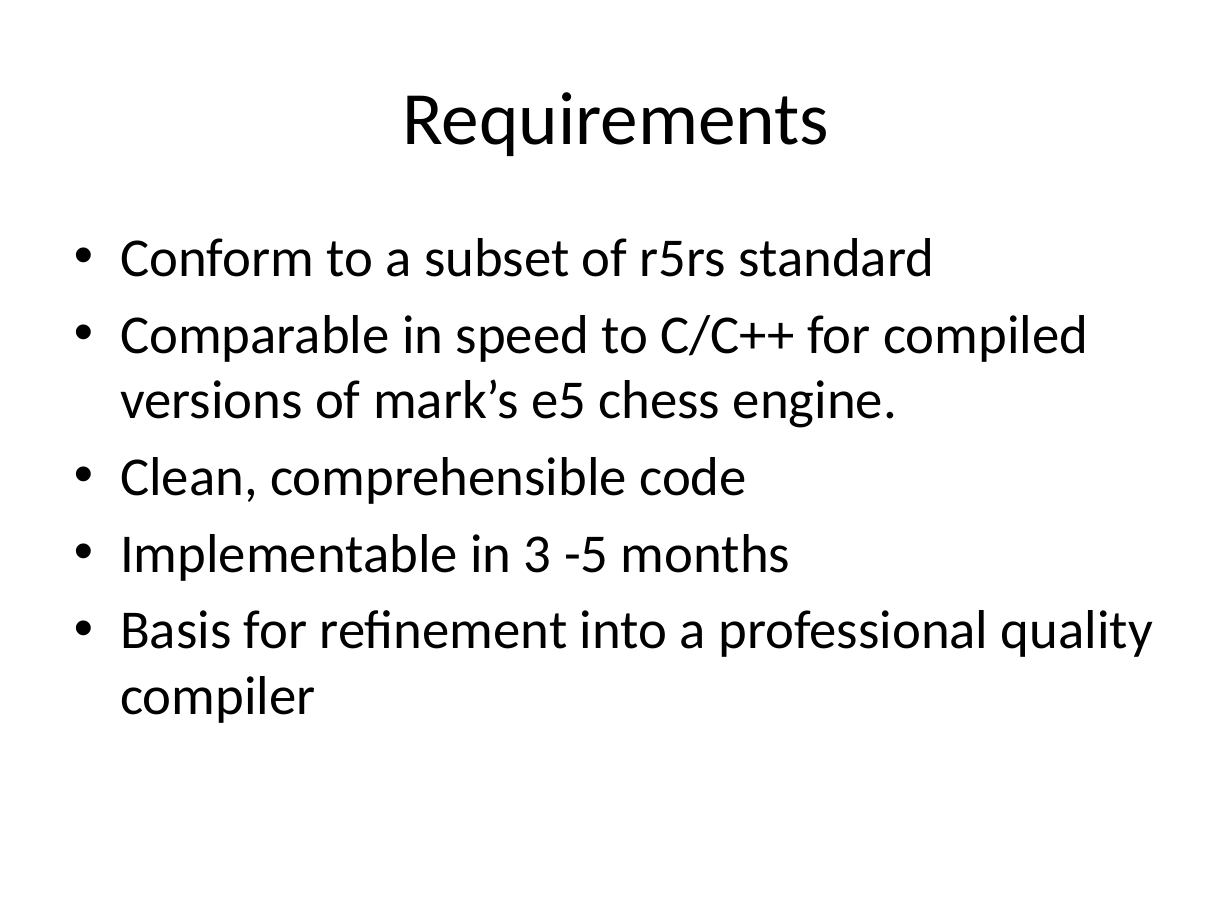
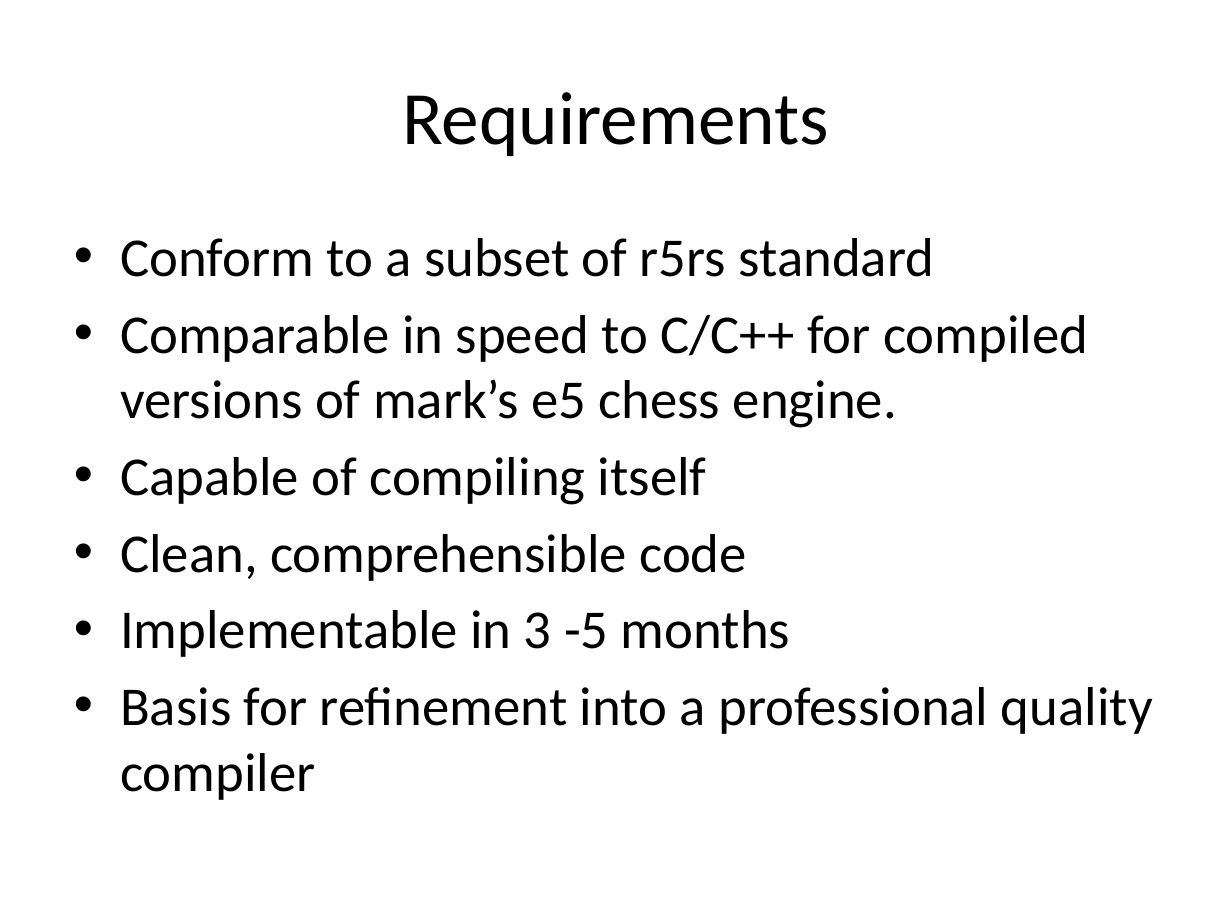
Before and after one commit to markcornwell/pilar, a slide deck: slide 2 of doc/Pilar.pptx. Drawn at 1232x924 pixels with LibreOffice and Linux fonts; fonts in the diff are those of the drawing. Boxes give left, top, right and bottom in pixels: in the first picture for what was removed or moved away, otherwise in the second. Text is boxed around its words. In the diff, an @@ line names an element or a change of style, - is before the commit and + after.

```diff
--- a/doc/Pilar.pptx
+++ b/doc/Pilar.pptx
@@ text at bbox=[120, 457, 707, 505]: paragraph added @@
+• Capable of compiling itself
```
Also in this commit, not shown: 2 other slides changed, 6 slides added, 9 other files.
